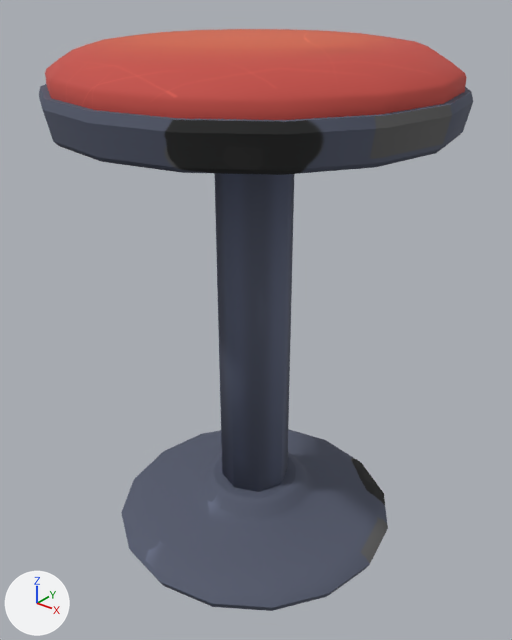
The Blender file .src/models/barstool.blend as it was, and as the next commit left it.
Rendered twice from a camera (50 mm lens) standing at (1.88, -2.34, 2.59) and looking at (0.02, -0.01, 1.15). Arrows for +X, +Y and +Z are at lower left; the lights stay in place.

The scene before the commit, as lines of its bpy script (objects in view):
```python
ob_barchair = bpy.data.objects.new('BarChair', me_barchairbase)
ob_barchair.location = (0.0, 0.0, 0.0)
ob_cushion = bpy.data.objects.new('Cushion', me_barchaircushion)
ob_cushion.parent = ob_barchair
ob_cushion.location = (0.0, 0.0, 0.0)
ob_handle = bpy.data.objects.new('Handle', me_barchairhandle)
ob_handle.parent = ob_barchair
ob_handle.location = (0.0, 0.0, 0.0)
```
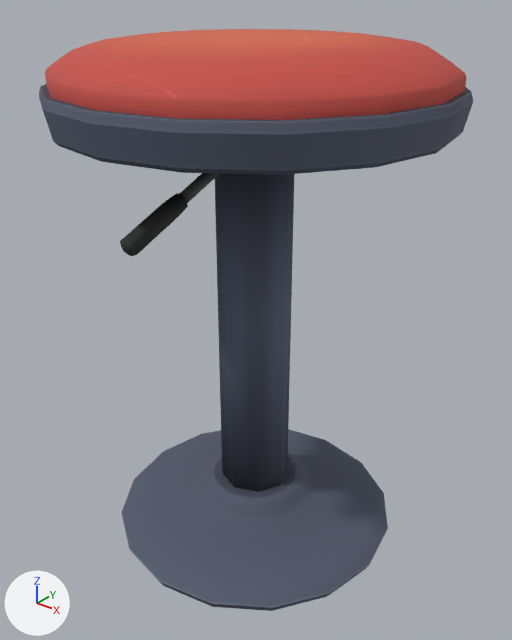
Where the change shows, as pixel boxes [x1, y1, x2, y2] in the pictures (512 x 640 px):
'BarChair', surface changed: [40, 84, 470, 564] in both
'Handle', shown: after [120, 173, 220, 256]
part 1 of me_barchairbase, surface changed (black to blue): [39, 84, 473, 611] in both

Diff of the bpy script that builds the scene:
```diff
--- a/.src/models/barstool.blend.py
+++ b/.src/models/barstool.blend.py
@@ img_barchairmat_ao @@
+img_barchairmat_ao = load_image('BarChairMat AO', '_unpacked/BarChairMat_AO', 1024, 1024, 'sRGB')
@@ ng_yp_layer_barchairmat_ao @@
 _N = ng_yp_layer_barchairmat_ao.nodes; _L = ng_yp_layer_barchairmat_ao.links
+n5 = _N.new('ShaderNodeTexImage'); n5.name = 'Image Texture RYGE'
+n5.image = img_barchairmat_ao
+n6 = _N.new('ShaderNodeMapping'); n6.name = 'Mapping YV2I'
 n0 = _N.new('ShaderNodeMath'); n0.name = 'Math 8SU3'
@@ ng_yp_layer_barchairmat_ao @@
 n1 = _N.new('ShaderNodeMix'); n1.name = 'Mix 26IW'
 n1.blend_type = 'MULTIPLY'
-n1.inputs[7].default_value = (1.0, 1.0, 1.0, 1.0)  # 'B', white #ffffff
 n2 = _N.new('ShaderNodeMath'); n2.name = 'Math X18D'
@@ ng_yp_layer_barchairmat_ao @@
 n3 = _N.new('NodeGroupInput'); n3.name = 'Group Input'
 _L.new(n1.outputs[2], n4.inputs[0])  # 'Result' to 'Ambient Occlusion'
+_L.new(n6.outputs[0], n5.inputs[0])  # 'Vector' to 'Vector'
+_L.new(n3.outputs[3], n6.inputs[0])  # 'UVMap UV' to 'Vector'
+_L.new(n5.outputs[1], n2.inputs[0])  # 'Alpha' to 'Value'
+_L.new(n5.outputs[0], n1.inputs[7])  # 'Color' to 'B'
@@ me_barchairbase @@
 me_barchairbase.from_pydata(...)  # 256 vertices, 221 faces; spans x -0.86..0.86, y -0.86..0.86, z 0.01..2.24
 # used by ob_barchair; location = (0.0, 0.0, 0.0)
+# me_barchairbase part 1: texture (UV) coordinates of 213 of 221 faces, centred in x -0.82..0.82, y -0.82..0.82, z 0.01..2.24, changed; they spanned u 0.01..0.67, v 0.01..1.0 and now span u 0.0..0.9, v 0.0..1.0
 me_barchairbase.materials.append(mat_barchairmat)
@@ ob_handle @@
 ob_handle.location = (0.0, 0.0, 0.0)
-ob_handle.hide_set(True)
```
